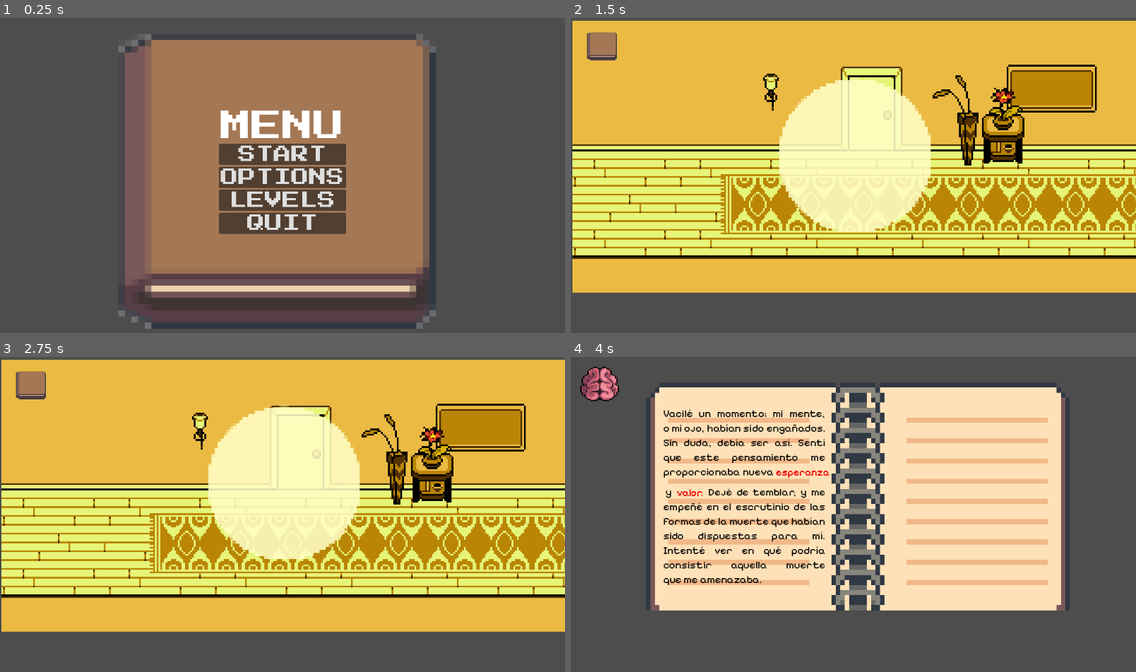
Above: before the commit, frames 1-4 (two rows, left to right).
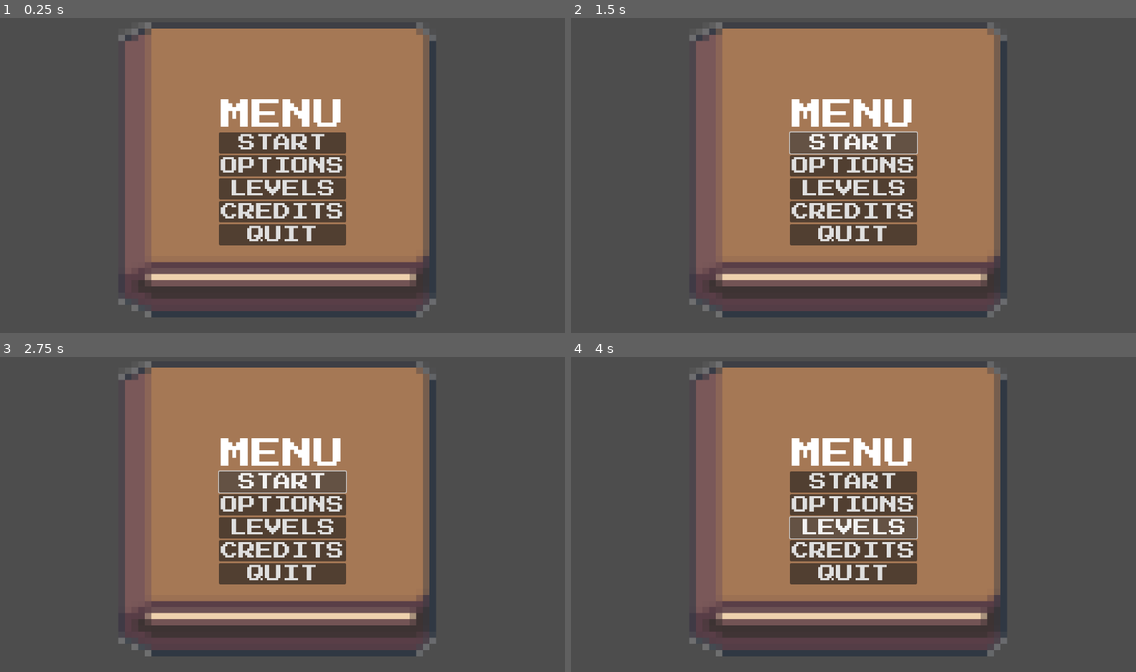
Above: after the commit, the same moments.

Repository: AlePatata/Puzlitas
Game: Godot game, scene res://scenes/main_menu.tscn
The game is run twice, just before and just after one commit, with the same random seed, the same clock (stepped at 60 frames per second) and the same inputs.
Inputs (mouse positions are in pixels of both pictures, inside the frame that each line leads up to):
- Up to frame 1 (0.25 s): no input
- Up to frame 2 (1.5 s): click (853, 213) at 0.5 s, where only the run after the commit has a clickable "CREDITS"; click "START" at 1.25 s
- Up to frame 3 (2.75 s): click (282, 483) at 2 s, where only the run after the commit has a clickable "START"
- Up to frame 4 (4 s): click (599, 385) at 2.77 s; click (853, 527) at 3.5 s, where only the run after the commit has a clickable "LEVELS"

The runs differ from the first frame. In frame 1, 16% of the frame differs, in the area x 20-78%, y 1-99%; in frame 2, 88%, in the area x 0-100%, y 0-96%; in frame 3, 88%; in frame 4, 62%.

Commit message:
Escena_de_creditos

Diff:
--- /dev/null
+++ b/Proyecto Godot/scenes/Credits/Credits.gd
@@ -0,0 +1,8 @@
+extends Control
+@onready var back_to_main = $Back_to_main
+
+func _ready() -> void:
+	back_to_main.pressed.connect(_on_back_to_main_pressed)
+
+func _on_back_to_main_pressed():
+	get_tree().change_scene_to_file("res://scenes/main_menu.tscn")
--- /dev/null
+++ b/Proyecto Godot/scenes/Credits/Credits.tscn
@@ -0,0 +1,69 @@
+[gd_scene load_steps=3 format=3 uid="uid://bv352g8803euh"]
+
+[ext_resource type="Script" path="res://scenes/Credits/Credits.gd" id="1_1cw2j"]
+[ext_resource type="FontFile" uid="uid://cgxedj7ice014" path="res://assets/fonts/DotGothic16/DotGothic16-Regular.ttf" id="1_u4ybr"]
+
+[node name="Credits" type="Control"]
+layout_mode = 3
+anchors_preset = 15
+anchor_right = 1.0
+anchor_bottom = 1.0
+grow_horizontal = 2
+grow_vertical = 2
+script = ExtResource("1_1cw2j")
+
+[node name="background" type="ColorRect" parent="."]
+layout_mode = 1
+anchors_preset = 15
+anchor_right = 1.0
+anchor_bottom = 1.0
+grow_horizontal = 2
+grow_vertical = 2
+color = Color(0.605278, 0.61996, 0.632461, 1)
+
+[node name="margin" type="MarginContainer" parent="background"]
+custom_minimum_size = Vector2(1000, 600)
+layout_mode = 1
+anchors_preset = 8
+anchor_left = 0.5
+anchor_top = 0.5
+anchor_right = 0.5
+anchor_bottom = 0.5
+offset_left = -0.5
+offset_right = 0.5
+grow_horizontal = 2
+grow_vertical = 2
+
+[node name="text_credits" type="RichTextLabel" parent="background/margin"]
+custom_minimum_size = Vector2(1000, 600)
+layout_mode = 2
+size_flags_horizontal = 4
+size_flags_vertical = 4
+theme_override_fonts/normal_font = ExtResource("1_u4ybr")
+theme_override_font_sizes/normal_font_size = 42
+bbcode_enabled = true
+text = "[center]
+[color=yellow]CREDITS
+[/color]
+-.PUZLITAS TEAM.-
+[color=green]Sofía Araya
+Alejandra Campos
+Paula Jorquera
+Tomás Nazar[/color]
+
+-.Colaborators.-
+[color=green]Hermano de la Ale
+Amigo del Tomy
+[/color]
+[/center]"
+
+[node name="Back_to_main" type="TextureButton" parent="."]
+visible = false
+layout_mode = 1
+anchors_preset = 15
+anchor_right = 1.0
+anchor_bottom = 1.0
+grow_horizontal = 2
+grow_vertical = 2
+
+[connection signal="pressed" from="Back_to_main" to="." method="_on_back_to_main_pressed"]
--- a/Proyecto Godot/scenes/main_menu.gd
+++ b/Proyecto Godot/scenes/main_menu.gd
@@ -2,6 +2,7 @@
 @onready var start: Button = $PanelContainer/MarginContainer/VBoxContainer/Start
 @onready var options: Button = $PanelContainer/MarginContainer/VBoxContainer/Options
 @onready var lvlselector: Button = $PanelContainer/MarginContainer/VBoxContainer/lvlselector
+@onready var credits: Button = $PanelContainer/MarginContainer/VBoxContainer/Credits
 @onready var quit: Button = $PanelContainer/MarginContainer/VBoxContainer/Quit
 
 
@@ -9,8 +10,8 @@
 func _ready() -> void:
 	start.pressed.connect(_on_start_pressed)
 	lvlselector.pressed.connect(_on_lvlselector_pressed)
+	credits.pressed.connect(_on_credits_pressed)
 	quit.pressed.connect(_on_quit_pressed)
-
 
 func _on_start_pressed():
 	get_tree().change_scene_to_file("res://scenes/light.tscn")
@@ -18,5 +19,8 @@
 func _on_lvlselector_pressed():
 	get_tree().change_scene_to_file("res://scenes/lvl_selector.tscn")
 
+func _on_credits_pressed():
+	get_tree().change_scene_to_file("res://scenes/Credits/Credits.tscn")
+
 func _on_quit_pressed():
 	get_tree().quit()
--- a/Proyecto Godot/scenes/main_menu.tscn
+++ b/Proyecto Godot/scenes/main_menu.tscn
@@ -1,7 +1,6 @@
-[gd_scene load_steps=5 format=3 uid="uid://bvuopves0sjn8"]
+[gd_scene load_steps=4 format=3 uid="uid://bvuopves0sjn8"]
 
 [ext_resource type="Theme" uid="uid://b4e1fmdbmqdbq" path="res://resources/theme.tres" id="1_is5we"]
-[ext_resource type="Script" path="res://scenes/main_menu.gd" id="2_8stym"]
 [ext_resource type="Texture2D" uid="uid://thiha28tsny3" path="res://assets/books.png" id="3_hg8uk"]
 [ext_resource type="AudioStream" uid="uid://djy5k8d87lvl6" path="res://assets/music/y2mate.com - A Lonely Cherry Tree .wav" id="4_ik214"]
 
@@ -9,7 +8,6 @@
 offset_right = 1280.0
 offset_bottom = 720.0
 theme = ExtResource("1_is5we")
-script = ExtResource("2_8stym")
 
 [node name="PanelContainer" type="PanelContainer" parent="."]
 layout_mode = 2
@@ -51,6 +49,11 @@
 theme_override_font_sizes/font_size = 40
 text = "LEVELS"
 
+[node name="Credits" type="Button" parent="PanelContainer/MarginContainer/VBoxContainer"]
+layout_mode = 2
+theme_override_font_sizes/font_size = 40
+text = "CREDITS"
+
 [node name="Quit" type="Button" parent="PanelContainer/MarginContainer/VBoxContainer"]
 layout_mode = 2
 theme_override_font_sizes/font_size = 40
Not shown, added: .spotty.jpg.icloud
Not shown, removed: spotty.jpg
